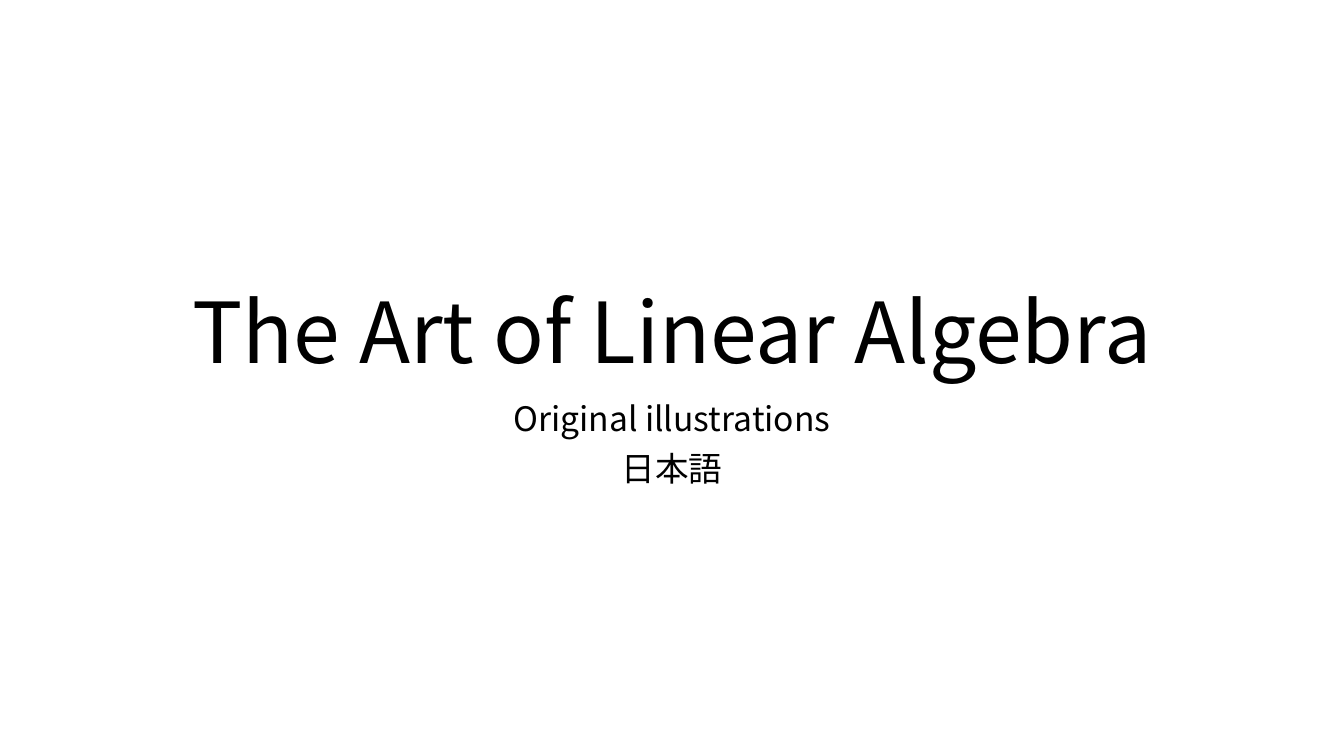
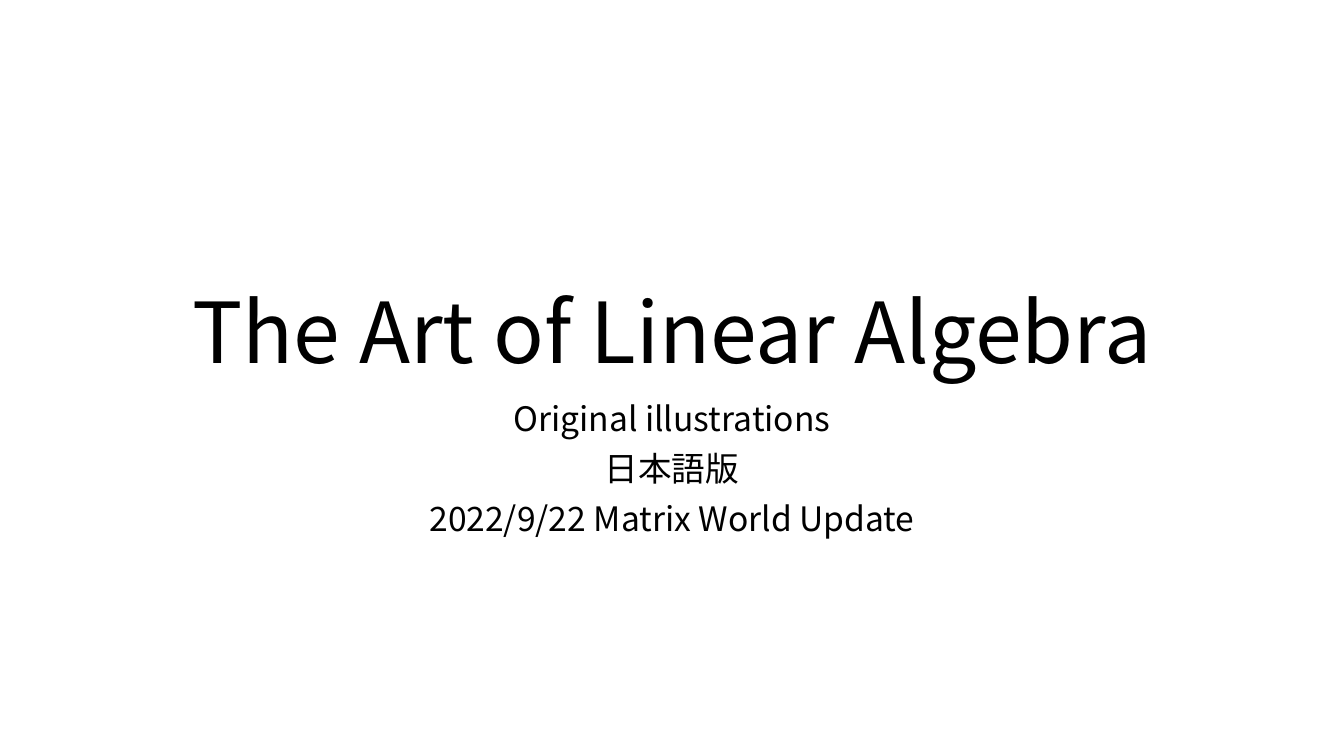
Before and after one commit to kenjihiranabe/The-Art-of-Linear-Algebra, a slide deck: slide 1 of Illustrations-j.pptx. Drawn at 1344x756 pixels with LibreOffice and Linux fonts; fonts in the diff are those of the drawing. Boxes give left, top, right and bottom in pixels: in the first picture for what was removed or moved away, otherwise in the second. Text is boxed around its words. In the diff, an @@ line names an element or a change of style, - is before the commit and + after.

Commit message:
New Matrix World

```diff
--- a/Illustrations-j.pptx
+++ b/Illustrations-j.pptx
@@ subtitle at <box>429,452,914,539</box>: text changed @@
-日本語
+日本語版
+2022/9/22 Matrix World Update
```
Also in this commit, not shown: 1 other slide changed, 53 other files.
